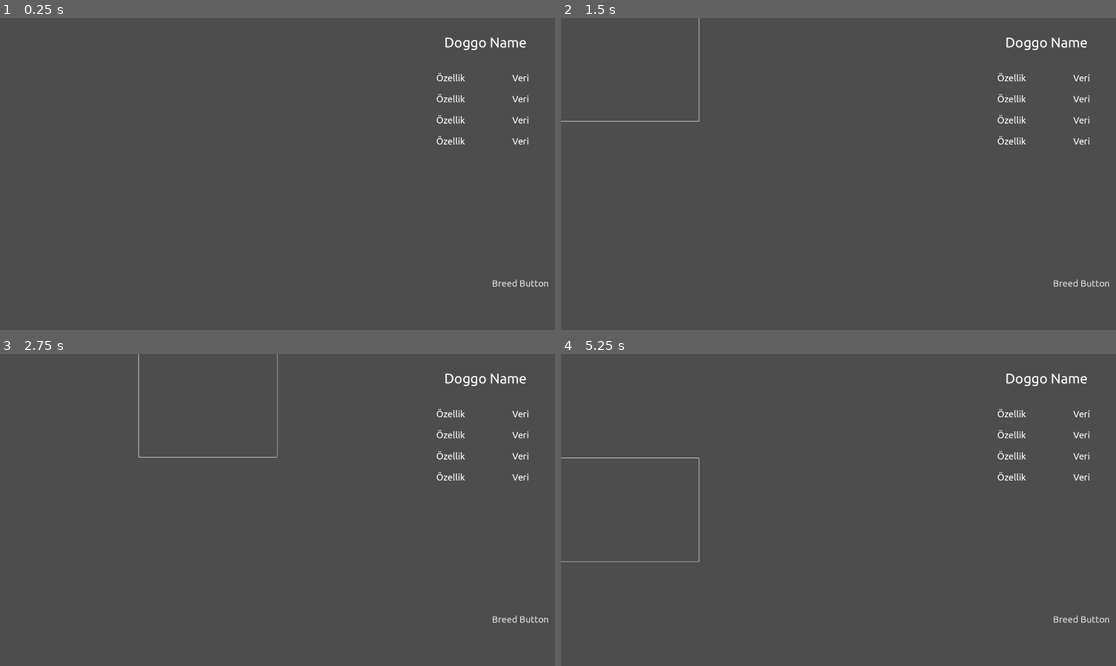
Above: before the commit, frames 1-4 (two rows, left to right).
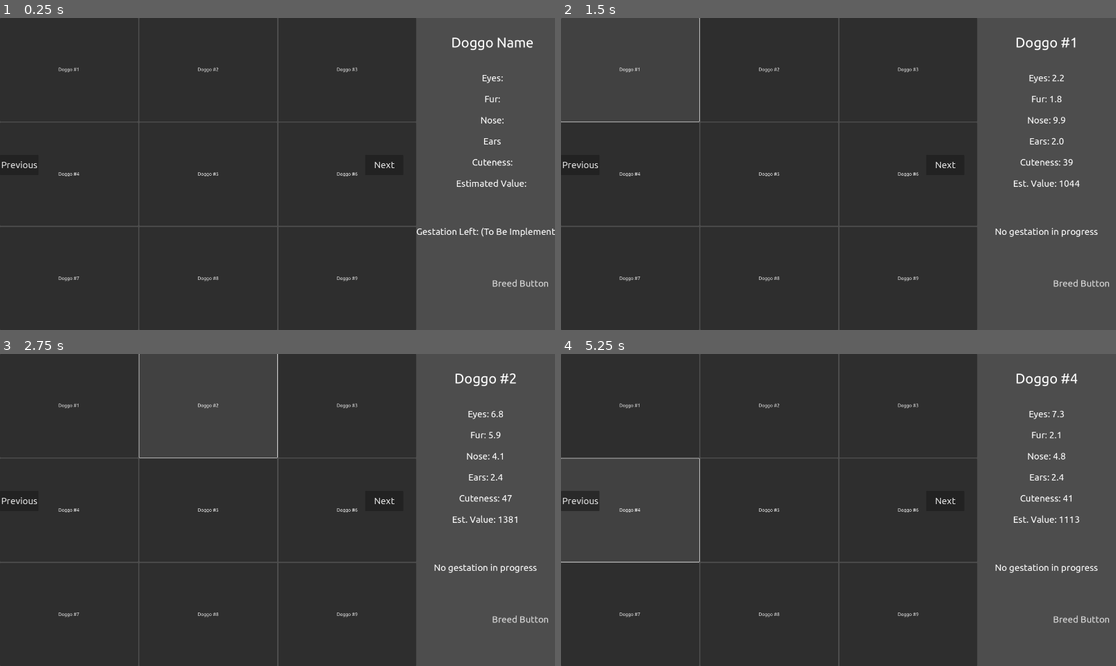
Above: after the commit, the same moments.

Repository: Alper1718/PawShop
Game: Godot game, scene res://Scenes/kennel.tscn
Same seed, same stepped clock (60 frames per second), same inputs: the game is played once before the commit and once after it. This scene is started directly instead of the project's main scene.
Inputs (mouse positions are in pixels of both pictures, inside the frame that each line leads up to):
- Up to frame 1 (0.25 s): no input
- Up to frame 2 (1.5 s): click (627, 71) at 0.52 s; click (627, 71) at 1.25 s, where only the run after the commit has a clickable "Doggo #1"
- Up to frame 3 (2.75 s): click (205, 407) at 2.02 s
- Up to frame 4 (5.25 s): click (771, 407) at 2.75 s, where only the run after the commit has a clickable "Doggo #2"; click (910, 407) at 3.52 s; click (910, 407) at 4.25 s, where only the run after the commit has a clickable "Doggo #3"; click (627, 510) at 5.02 s

The runs differ from the first frame. In frame 1, 75% of the frame differs, in the area x 0-100%, y 0-100%; in frame 2, 67%; in frame 3, 67%; in frame 4, 67%.

Commit message:
Create script for the kennel and add dog generator for testing.

Diff:
--- /dev/null
+++ b/Code/doggo_generator_for_testing_purposes_remove.gd
@@ -0,0 +1,25 @@
+extends Node
+#TODO: Remove this.
+@export var doggo_count: int = 18
+@export var max_stat_value: float = 10.0
+@export var min_stat_value: float = 0.0
+
+func _ready():
+	print("Generating test doggos...")
+	for i in range(doggo_count):
+		var doggo = generate_random_doggo(i)
+		GameManager.add_dog(doggo)
+	print("Generated", doggo_count, "test doggos.")
+
+	if has_node("/root/KennelScene"):
+		get_node("/root/KennelScene").update_cages()
+
+func generate_random_doggo(index: int) -> Dog:
+	var doggo = Dog.new()
+	doggo.doggo_name = "Doggo #" + str(index + 1)
+	doggo.eyes = randf_range(min_stat_value, max_stat_value)
+	doggo.fur = randf_range(min_stat_value, max_stat_value)
+	doggo.nose = randf_range(min_stat_value, max_stat_value)
+	doggo.ears = randf_range(min_stat_value, max_stat_value)
+	doggo.cuteness = (doggo.eyes + doggo.fur + doggo.nose + doggo.ears) * 2.5
+	return doggo
--- /dev/null
+++ b/Code/kennel.gd
@@ -0,0 +1,81 @@
+extends Node2D
+
+@onready var info_panel := $DogsInfoBox/HBoxContainer/DataColumn
+@onready var cages_container := $CagesContainer
+@onready var prev_button := $PreviousAreaButton
+@onready var next_button := $NextAreaButton
+
+var selected_doggo: Dog = null
+var cage_index_start := 0
+const CAGES_PER_PAGE := 9
+
+func _ready():
+	update_cages()
+	prev_button.connect("pressed", Callable(self, "_on_prev_pressed"))
+	next_button.connect("pressed", Callable(self, "_on_next_pressed"))
+
+#This took me way longer than it should have.
+func update_info_panel(doggo: Dog) -> void:
+	selected_doggo = doggo
+	get_node("DogsInfoBox/NameLabel").text = doggo.doggo_name
+	info_panel.get_node("EyesLabel").text = "Eyes: " + str(snappedf(doggo.eyes, 0.1))
+	info_panel.get_node("FurLabel").text = "Fur: " + str(snappedf(doggo.fur,0.1))
+	info_panel.get_node("NoseLabel").text = "Nose: " + str(snappedf(doggo.nose, 0.1))
+	info_panel.get_node("EarsLabel").text = "Ears: " + str(snappedf(doggo.ears, 0.1))
+	info_panel.get_node("CutenessValueLabel").text = "Cuteness: " + str(int(doggo.cuteness))
+	info_panel.get_node("EstValueDataLabel").text = "Est. Value: " + str(int(GameManager.estimate_doggo_price(doggo)))
+
+	var found := false
+	for preg in GameManager.pregnancies:
+		if preg["child"] == doggo:
+			info_panel.get_node("GestationLabel").text = "Gestation left: " + str(preg["days_left"])
+			found = true
+			break
+	if not found:
+		info_panel.get_node("GestationLabel").text = "No gestation in progress"
+
+func update_cages() -> void:
+	for child in cages_container.get_children():
+		child.queue_free()
+
+	var doggos = GameManager.dogs
+	if doggos.is_empty():
+		var label := Label.new()
+		label.text = "No doggos yet!"
+		cages_container.add_child(label)
+		return
+
+	for i in range(cage_index_start, min(cage_index_start + CAGES_PER_PAGE, doggos.size())):
+		var doggo = doggos[i]
+		var btn = Button.new()
+		btn.text = doggo.doggo_name
+		btn.name = str(i)
+		btn.connect("pressed", Callable(self, "_on_cage_pressed").bind(i))
+		btn.size_flags_horizontal = Control.SIZE_EXPAND_FILL
+		btn.size_flags_vertical = Control.SIZE_EXPAND_FILL
+
+		cages_container.add_child(btn)
+
+func _on_cage_pressed(index: int) -> void:
+	var doggo = GameManager.dogs[index]
+	update_info_panel(doggo)
+
+func _on_next_pressed() -> void:
+	var max_index = max(0, GameManager.dogs.size() - CAGES_PER_PAGE)
+	if cage_index_start < max_index:
+		cage_index_start = min(cage_index_start + CAGES_PER_PAGE, max_index)
+		animate_cages_slide(-1)
+		update_cages()
+
+func _on_prev_pressed() -> void:
+	if cage_index_start > 0:
+		cage_index_start = max(0, cage_index_start - CAGES_PER_PAGE)
+		animate_cages_slide(1)
+		update_cages()
+
+func animate_cages_slide(direction: int) -> void:
+	for cage in cages_container.get_children():
+		var tween = create_tween()
+		tween.tween_property(
+			cage, "position:x", cage.position.x + direction * 100, 0.2
+		).set_trans(Tween.TRANS_SINE).set_ease(Tween.EASE_IN_OUT)
--- a/Scenes/kennel.tscn
+++ b/Scenes/kennel.tscn
@@ -1,13 +1,17 @@
-[gd_scene format=3 uid="uid://df0vft2odungw"]
+[gd_scene load_steps=3 format=3 uid="uid://df0vft2odungw"]
+
+[ext_resource type="Script" uid="uid://cdvdjwtocdvf7" path="res://Code/kennel.gd" id="1_p5wrj"]
+[ext_resource type="Script" uid="uid://b7lc6ec2oxhee" path="res://Code/doggo_generator_for_testing_purposes_remove.gd" id="2_46r5o"]
 
 [node name="Kennel" type="Node2D"]
+script = ExtResource("1_p5wrj")
 
 [node name="DogsInfoBox" type="VBoxContainer" parent="."]
 offset_left = 1440.0
 offset_right = 1920.0
 offset_bottom = 1080.0
 
-[node name="Label" type="Label" parent="DogsInfoBox"]
+[node name="NameLabel" type="Label" parent="DogsInfoBox"]
 custom_minimum_size = Vector2(26.655, 169)
 layout_mode = 2
 theme_override_font_sizes/font_size = 48
@@ -19,75 +23,70 @@
 layout_mode = 2
 size_flags_vertical = 3
 
-[node name="FeaturesColumn" type="VBoxContainer" parent="DogsInfoBox/HBoxContainer"]
-layout_mode = 2
-size_flags_horizontal = 3
-
-[node name="Label" type="Label" parent="DogsInfoBox/HBoxContainer/FeaturesColumn"]
-custom_minimum_size = Vector2(0, 69)
-layout_mode = 2
-theme_override_font_sizes/font_size = 32
-text = "Özellik"
-horizontal_alignment = 1
-vertical_alignment = 1
-
-[node name="Label2" type="Label" parent="DogsInfoBox/HBoxContainer/FeaturesColumn"]
-custom_minimum_size = Vector2(0, 69)
-layout_mode = 2
-theme_override_font_sizes/font_size = 32
-text = "Özellik"
-horizontal_alignment = 1
-vertical_alignment = 1
-
-[node name="Label3" type="Label" parent="DogsInfoBox/HBoxContainer/FeaturesColumn"]
-custom_minimum_size = Vector2(0, 69)
-layout_mode = 2
-theme_override_font_sizes/font_size = 32
-text = "Özellik"
-horizontal_alignment = 1
-vertical_alignment = 1
-
-[node name="Label4" type="Label" parent="DogsInfoBox/HBoxContainer/FeaturesColumn"]
-custom_minimum_size = Vector2(0, 69)
-layout_mode = 2
-theme_override_font_sizes/font_size = 32
-text = "Özellik"
-horizontal_alignment = 1
-vertical_alignment = 1
-
 [node name="DataColumn" type="VBoxContainer" parent="DogsInfoBox/HBoxContainer"]
 layout_mode = 2
 size_flags_horizontal = 3
 
-[node name="Label" type="Label" parent="DogsInfoBox/HBoxContainer/DataColumn"]
+[node name="EyesLabel" type="Label" parent="DogsInfoBox/HBoxContainer/DataColumn"]
 custom_minimum_size = Vector2(0, 69)
 layout_mode = 2
 theme_override_font_sizes/font_size = 32
-text = "Veri"
+text = "Eyes:"
 horizontal_alignment = 1
 vertical_alignment = 1
 
-[node name="Label2" type="Label" parent="DogsInfoBox/HBoxContainer/DataColumn"]
+[node name="FurLabel" type="Label" parent="DogsInfoBox/HBoxContainer/DataColumn"]
 custom_minimum_size = Vector2(0, 69)
 layout_mode = 2
 theme_override_font_sizes/font_size = 32
-text = "Veri"
+text = "Fur:"
 horizontal_alignment = 1
 vertical_alignment = 1
 
-[node name="Label3" type="Label" parent="DogsInfoBox/HBoxContainer/DataColumn"]
+[node name="NoseLabel" type="Label" parent="DogsInfoBox/HBoxContainer/DataColumn"]
 custom_minimum_size = Vector2(0, 69)
 layout_mode = 2
 theme_override_font_sizes/font_size = 32
-text = "Veri"
+text = "Nose:"
 horizontal_alignment = 1
 vertical_alignment = 1
 
-[node name="Label4" type="Label" parent="DogsInfoBox/HBoxContainer/DataColumn"]
+[node name="EarsLabel" type="Label" parent="DogsInfoBox/HBoxContainer/DataColumn"]
 custom_minimum_size = Vector2(0, 69)
 layout_mode = 2
 theme_override_font_sizes/font_size = 32
-text = "Veri"
+text = "Ears"
+horizontal_alignment = 1
+vertical_alignment = 1
+
+[node name="CutenessValueLabel" type="Label" parent="DogsInfoBox/HBoxContainer/DataColumn"]
+custom_minimum_size = Vector2(0, 69)
+layout_mode = 2
+theme_override_font_sizes/font_size = 32
+text = "Cuteness:"
+horizontal_alignment = 1
+vertical_alignment = 1
+
+[node name="EstValueDataLabel" type="Label" parent="DogsInfoBox/HBoxContainer/DataColumn"]
+custom_minimum_size = Vector2(0, 69)
+layout_mode = 2
+theme_override_font_sizes/font_size = 32
+text = "Estimated Value: "
+horizontal_alignment = 1
+vertical_alignment = 1
+
+[node name="SpacerLabel" type="Label" parent="DogsInfoBox/HBoxContainer/DataColumn"]
+custom_minimum_size = Vector2(0, 90)
+layout_mode = 2
+theme_override_font_sizes/font_size = 32
+horizontal_alignment = 1
+vertical_alignment = 1
+
+[node name="GestationLabel" type="Label" parent="DogsInfoBox/HBoxContainer/DataColumn"]
+custom_minimum_size = Vector2(0, 69)
+layout_mode = 2
+theme_override_font_sizes/font_size = 32
+text = "Gestation Left: (To Be Implemented)"
 horizontal_alignment = 1
 vertical_alignment = 1
 
@@ -100,63 +99,85 @@
 text = "Breed Button"
 flat = true
 
-[node name="KennelPart" type="VBoxContainer" parent="."]
+[node name="CagesContainer" type="GridContainer" parent="."]
 offset_right = 1440.0
 offset_bottom = 1080.0
+columns = 3
 
-[node name="FirstRow" type="HBoxContainer" parent="KennelPart"]
-layout_mode = 2
-size_flags_vertical = 3
-
-[node name="Dog1Button" type="Button" parent="KennelPart/FirstRow"]
+[node name="Dog1Button" type="Button" parent="CagesContainer"]
 layout_mode = 2
 size_flags_horizontal = 3
+size_flags_vertical = 3
 flat = true
 
-[node name="Dog2Button" type="Button" parent="KennelPart/FirstRow"]
+[node name="Dog2Button" type="Button" parent="CagesContainer"]
 layout_mode = 2
 size_flags_horizontal = 3
+size_flags_vertical = 3
 flat = true
 
-[node name="Dog3Button" type="Button" parent="KennelPart/FirstRow"]
+[node name="Dog3Button" type="Button" parent="CagesContainer"]
 layout_mode = 2
 size_flags_horizontal = 3
+size_flags_vertical = 3
 flat = true
 
-[node name="SecondRow" type="HBoxContainer" parent="KennelPart"]
-layout_mode = 2
-size_flags_vertical = 3
-
-[node name="Dog4Button" type="Button" parent="KennelPart/SecondRow"]
+[node name="Dog4Button" type="Button" parent="CagesContainer"]
 layout_mode = 2
 size_flags_horizontal = 3
+size_flags_vertical = 3
 flat = true
 
-[node name="Dog5Button" type="Button" parent="KennelPart/SecondRow"]
+[node name="Dog5Button" type="Button" parent="CagesContainer"]
 layout_mode = 2
 size_flags_horizontal = 3
+size_flags_vertical = 3
 flat = true
 
-[node name="Dog6Button" type="Button" parent="KennelPart/SecondRow"]
+[node name="Dog6Button" type="Button" parent="CagesContainer"]
 layout_mode = 2
 size_flags_horizontal = 3
+size_flags_vertical = 3
 flat = true
 
-[node name="ThirdRow" type="HBoxContainer" parent="KennelPart"]
-layout_mode = 2
-size_flags_vertical = 3
-
-[node name="Dog7Button" type="Button" parent="KennelPart/ThirdRow"]
+[node name="Dog7Button" type="Button" parent="CagesContainer"]
 layout_mode = 2
 size_flags_horizontal = 3
+size_flags_vertical = 3
 flat = true
 
-[node name="Dog8Button" type="Button" parent="KennelPart/ThirdRow"]
+[node name="Dog8Button" type="Button" parent="CagesContainer"]
 layout_mode = 2
 size_flags_horizontal = 3
+size_flags_vertical = 3
 flat = true
 
-[node name="Dog9Button" type="Button" parent="KennelPart/ThirdRow"]
+[node name="Dog9Button" type="Button" parent="CagesContainer"]
 layout_mode = 2
 size_flags_horizontal = 3
+size_flags_vertical = 3
 flat = true
+
+[node name="PreviousAreaButton" type="Button" parent="."]
+offset_top = 474.0
+offset_right = 133.0
+offset_bottom = 544.0
+grow_horizontal = 2
+grow_vertical = 2
+size_flags_horizontal = 4
+size_flags_vertical = 4
+theme_override_font_sizes/font_size = 32
+text = "Previous"
+
+[node name="NextAreaButton" type="Button" parent="."]
+offset_left = 1263.0
+offset_top = 474.0
+offset_right = 1395.0
+offset_bottom = 544.0
+size_flags_horizontal = 4
+size_flags_vertical = 4
+theme_override_font_sizes/font_size = 32
+text = "Next"
+
+[node name="DoggoGeneratorForTestingPurposesRemove" type="Node" parent="."]
+script = ExtResource("2_46r5o")
--- a/Singletons/Dog.gd
+++ b/Singletons/Dog.gd
@@ -1,8 +1,11 @@
 extends Resource
 class_name Dog
 
+@export var doggo_name: String = ""
 @export var eyes: float = 0.0
-@export var hair: float = 0.0
+@export var fur: float = 0.0
 @export var nose: float = 0.0
-@export var size: float = 0.0
+@export var ears: float = 0.0
 @export var cuteness: float = 0.0
+@export var stillborn: bool = false
+@export var gestation_days: int = 0
--- a/Singletons/GameManager.gd
+++ b/Singletons/GameManager.gd
@@ -85,3 +85,11 @@
 		if dog.has_property(key):
 			dog.set(key, data[key])
 	return dog
+
+func estimate_doggo_price(doggo: Dog) -> int:
+	const BASE_MIN_PRICE := 300
+	const BASE_MAX_PRICE := 5000
+	var frac: float = clamp(doggo.cuteness / 100.0, 0.0, 1.0)
+	var price_frac := pow(frac, 2.0)
+	var raw_price := BASE_MIN_PRICE + (BASE_MAX_PRICE - BASE_MIN_PRICE) * price_frac
+	return int(ceil(raw_price))
Not shown, added: Code/doggo_generator_for_testing_purposes_remove.gd.uid
Not shown, added: Code/kennel.gd.uid
